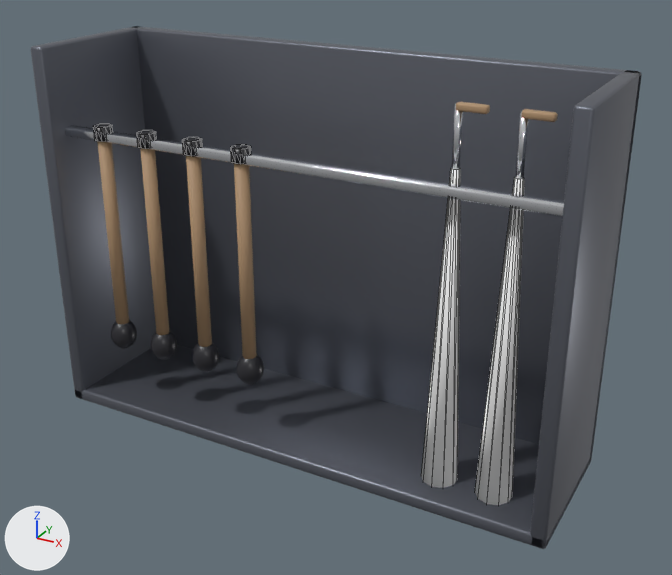
One commit to the glTF model assets/models/furniture/rack.glb: the scene before it, then after it.
Rendered twice from a 50 mm lens placed at (109.8, -189.4, 137.9), pointed at (5.7, -0.2, 43.3). Arrows for +X, +Y and +Z are at lower left; the lights stay in place. The first picture is the older version. Mesh edges are drawn as thin lines on the coarser meshes. Where no turn or scale is listed for an object, it has been applied to the vertices.
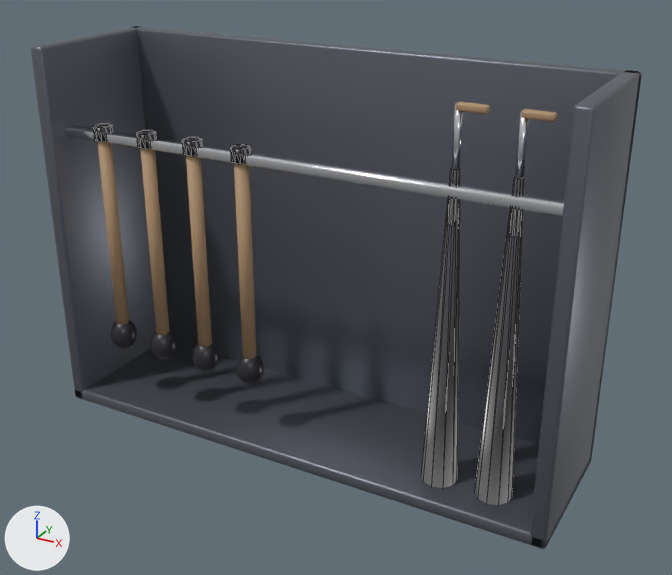
Boxes [x1, y1, x2, y2] around the edits, measured in the pictures (672 x 575 px):
```json
{"object": "Cone.010", "change": "recoloured", "before": [475, 178, 524, 505], "after": [475, 178, 524, 505], "on screen": "white to dark grey"}
{"object": "Cone.008", "change": "recoloured", "before": [423, 168, 460, 488], "after": [423, 168, 460, 488], "on screen": "white to dark grey"}
```

The change, as JSON lines over the scene's bpy script:
```json
{"op": "set", "path": "mat_umbrella.base_color", "old": "(1.0, 1.0, 1.0)", "new": "(0.05, 0.05, 0.06)", "note": "white #ffffff -> dark grey #3f3f45"}
```
